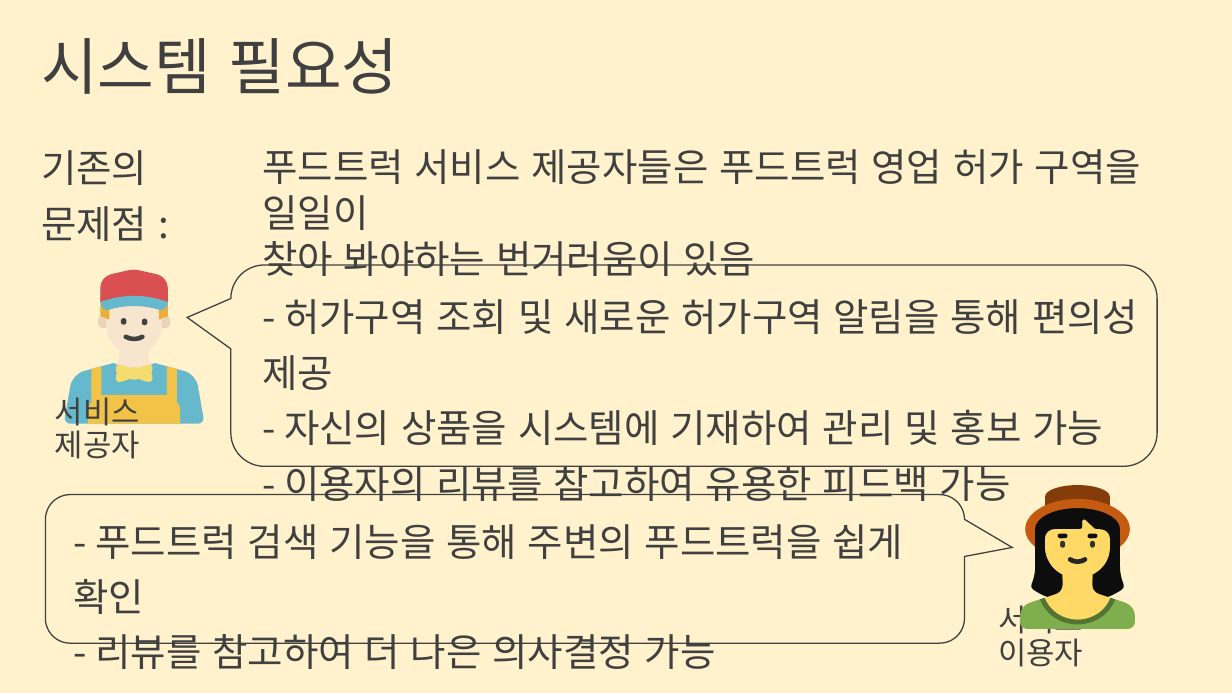
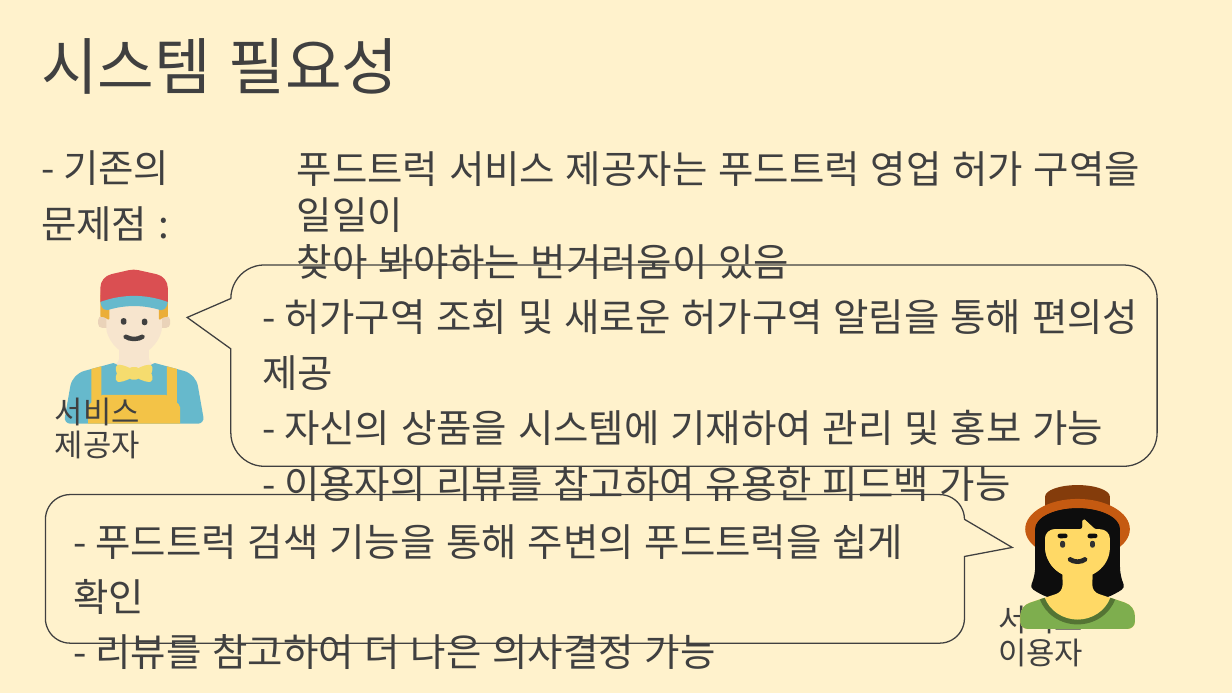
Before and after one commit to hamchu/teumin, a slide deck: slide 6 of 트럭의 민족.pptx. Drawn at 1232x693 pixels with LibreOffice and Linux fonts; fonts in the diff are those of the drawing. Boxes give left, top, right and bottom in pixels: in the first picture for what was removed or moved away, otherwise in the second. Text is boxed around its words. In the diff, an @@ line names an element or a change of style, - is before the commit and + after.

Commit message:
Edit ppt

```diff
--- a/트럭의 민족.pptx
+++ b/트럭의 민족.pptx
@@ text "푸드트럭 서비스 제공자는 푸드트럭 영업 ...": place and size @@
-text "푸드트럭 서비스 제공자는 푸드트럭 영업 ..." at <box>262,149,1141,276</box>
+text "푸드트럭 서비스 제공자는 푸드트럭 영업 ..." at <box>297,151,1140,279</box>
@@ text at <box>41,150,169,241</box>: text changed @@
-기존의 문제점 :
+- 기존의 문제점 :
@@ text at <box>297,151,1140,232</box>: text changed @@
-푸드트럭 서비스 제공자들은 푸드트럭 영업 허가 구역을 일일이
+푸드트럭 서비스 제공자는 푸드트럭 영업 허가 구역을 일일이
```
Also in this commit, not shown: 4 other slides changed.
